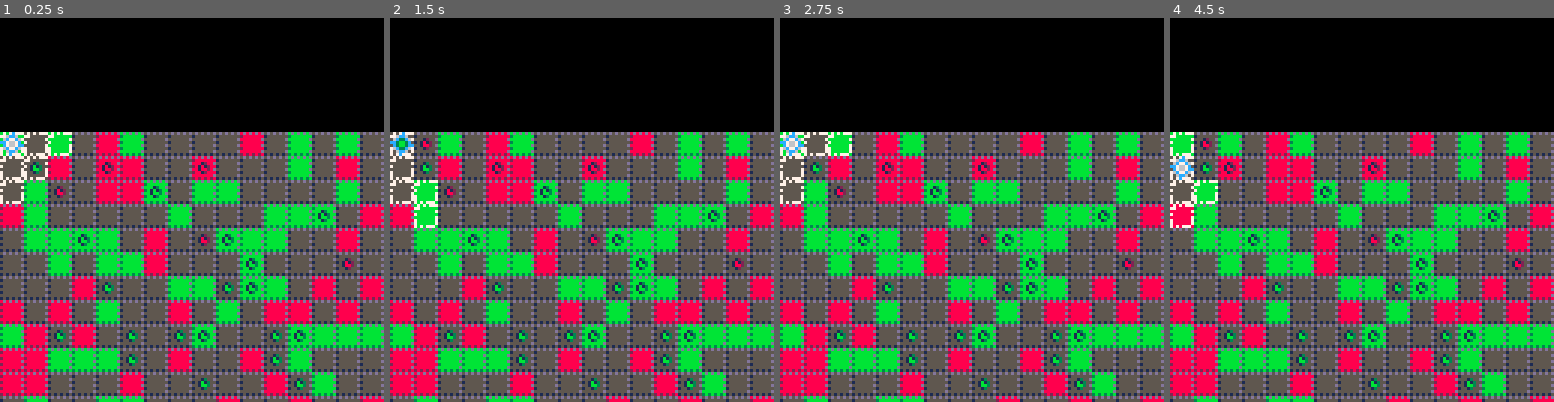
Above: before the commit, frames 1-4 (left to right).
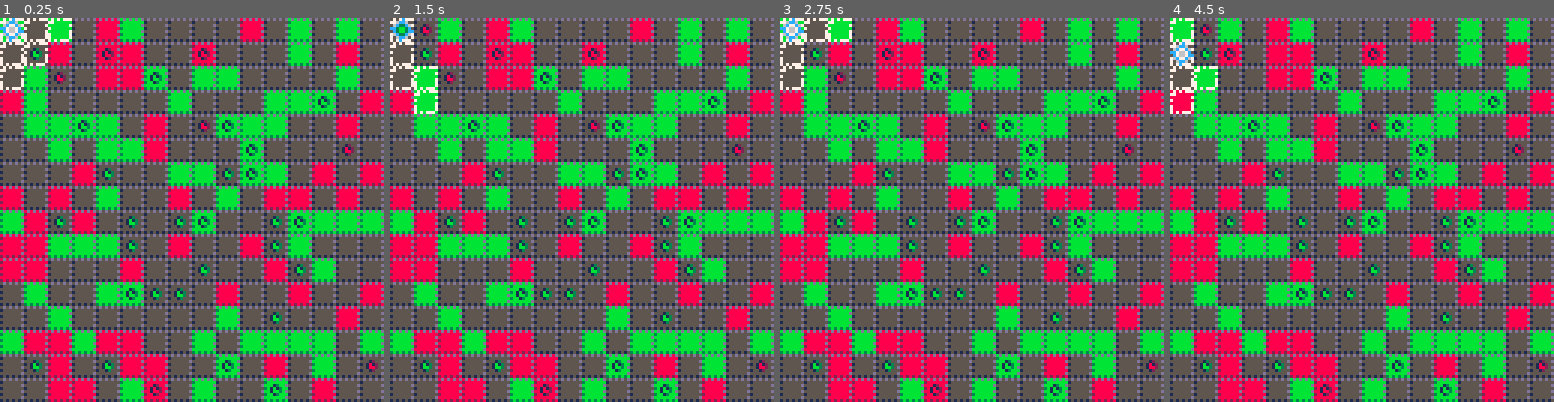
Above: after the commit, the same moments.

Repository: jcwilk/dv_prototype
Game: PICO-8 cartridge divproto.p8
Same seed, same stepped clock (60 frames per second), same inputs: the game is played once before the commit and once after it.
Inputs:
- Up to frame 1 (0.25 s): no input
- Up to frame 2 (1.5 s): tap O (Z key) at 0.7 s
- Up to frame 3 (2.75 s): hold Right 1.6-2.1 s; tap O (Z key) at 1.7, 2.1, 2.5 s; hold Up 2.15-2.42 s; hold Right from 2.47 s (still down)
- Up to frame 4 (4.5 s): tap O (Z key) every 0.4 s from 2.9 to 4.1 s; release Right at 3.03 s; hold Left 3.08-3.58 s; hold Down 3.63-3.97 s; hold Right from 4.02 s (still down)

The runs differ from the first frame. In frame 1, 75% of the frame differs, in the area x 0-100%, y 0-100%; in frame 2, 75%; in frame 3, 75%; in frame 4, 75%.

Commit message:
Simplify camera movement

Diff:
--- a/divproto.p8
+++ b/divproto.p8
@@ -96,11 +96,10 @@
 
 cam={x=0,y=0}
 function _draw()
- while (player.y*8 - cam.y) > 90 do
-  cam.y+=1
- end
- while (player.y*8 - cam.y) < 38 do
-  cam.y-=1
+ if player.y*8 < 60 then
+  cam.y=0
+ else
+  cam.y=player.y*8 - 60
  end
  camera(cam.x,cam.y)
 
